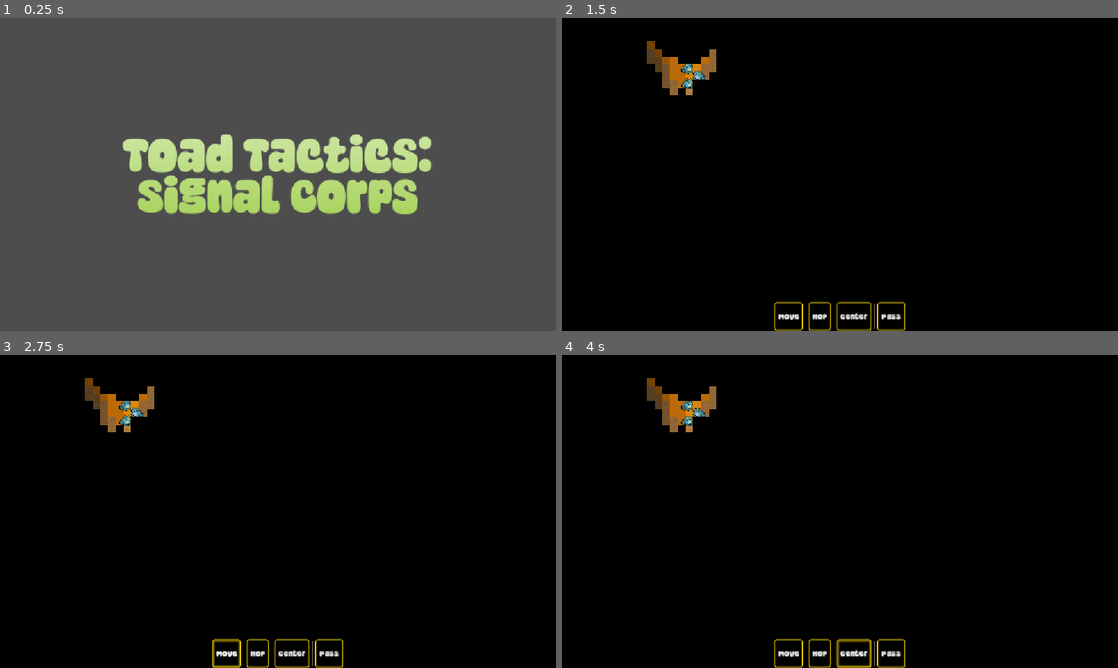
Above: before the commit, frames 1-4 (two rows, left to right).
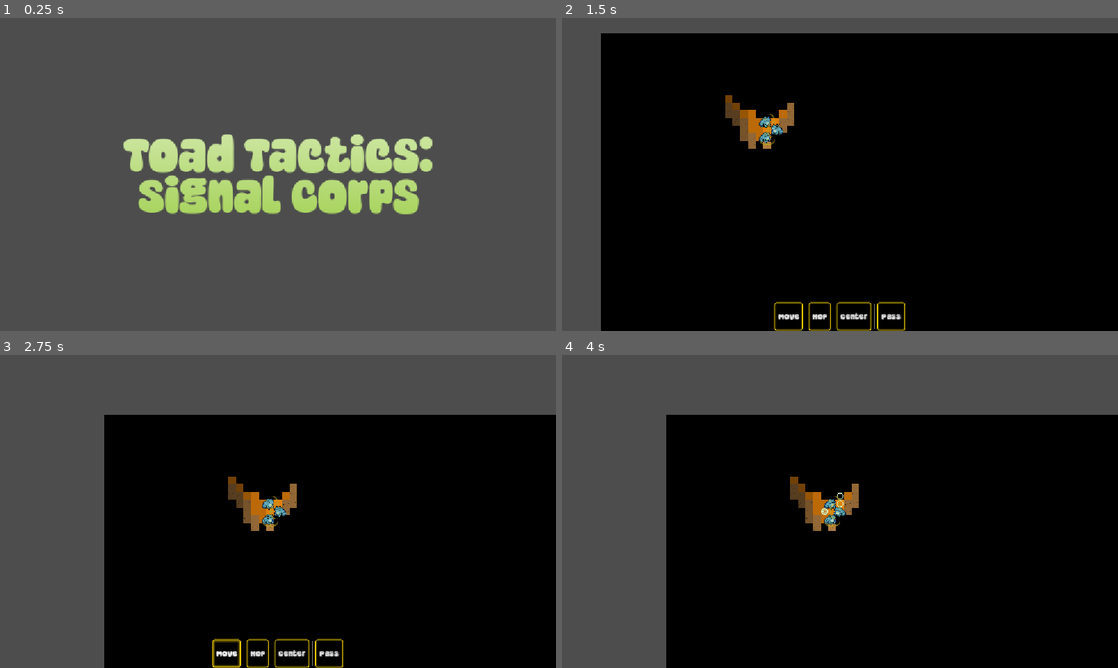
Above: after the commit, the same moments.

Repository: Habidakus/wild-jam-98-signal
Game: Godot game, scene res://scenes/main.tscn
The game is run twice, just before and just after one commit, with the same random seed, the same clock (stepped at 60 frames per second) and the same inputs.
Inputs (mouse positions are in pixels of both pictures, inside the frame that each line leads up to):
- Up to frame 1 (0.25 s): no input
- Up to frame 2 (1.5 s): tap Enter at 0.5 s; move the mouse to (962, 158) at 0.52 s; click (962, 158) at 0.67 s; click "Play" at 1.25 s
- Up to frame 3 (2.75 s): click "Move" at 2 s
- Up to frame 4 (4 s): click "Hop" at 2.75 s; click "Center" at 3.5 s

The runs differ from the first frame. In frame 1, 1.9% of the frame differs, in the area x 22-78%, y 37-63%; in frame 2, 14%; in frame 3, 36%; in frame 4, 36%, in the area x 0-100%, y 0-100%.

Commit message:
Added initial command and animation controls, and implemented HOP movement

Diff:
--- /dev/null
+++ b/maps/tileset_abilities.tres
@@ -0,0 +1,11 @@
+[gd_resource type="TileSet" format=3 uid="uid://d222aq3iwwhbj"]
+
+[ext_resource type="Texture2D" uid="uid://brsueh8osjnhb" path="res://art/fog_of_war/targetting.png" id="1_k27y6"]
+
+[sub_resource type="TileSetAtlasSource" id="TileSetAtlasSource_eehbt"]
+texture = ExtResource("1_k27y6")
+0:0/0 = 0
+1:0/0 = 0
+
+[resource]
+sources/0 = SubResource("TileSetAtlasSource_eehbt")
--- a/scenes/sms_play.tscn
+++ b/scenes/sms_play.tscn
@@ -3,6 +3,7 @@
 [ext_resource type="Script" uid="uid://tbfpu72ty3qq" path="res://scripts/sms_play.gd" id="1_yc7cj"]
 [ext_resource type="TileSet" uid="uid://btpbefeyvvie0" path="res://maps/tileset_dummy.tres" id="2_x7n7y"]
 [ext_resource type="TileSet" uid="uid://c28txgsyaetma" path="res://maps/tileset_fog_of_war.tres" id="3_nw82y"]
+[ext_resource type="TileSet" uid="uid://d222aq3iwwhbj" path="res://maps/tileset_abilities.tres" id="4_s6t4g"]
 
 [node name="SMS_Play" type="Control" unique_id=191438879]
 layout_mode = 3
@@ -14,6 +15,10 @@
 script = ExtResource("1_yc7cj")
 metadata/_custom_type_script = "uid://bbl41p6swfbs4"
 
+[node name="Camera2D" type="Camera2D" parent="." unique_id=1660944806]
+unique_name_in_owner = true
+position = Vector2(574, 324)
+
 [node name="TerrainLayer" type="TileMapLayer" parent="." unique_id=381075681]
 unique_name_in_owner = true
 tile_set = ExtResource("2_x7n7y")
@@ -21,6 +26,10 @@
 [node name="FogOfWarLayer" type="TileMapLayer" parent="." unique_id=318256740]
 unique_name_in_owner = true
 tile_set = ExtResource("3_nw82y")
+
+[node name="AbilityLayer" type="TileMapLayer" parent="." unique_id=1646719952]
+unique_name_in_owner = true
+tile_set = ExtResource("4_s6t4g")
 
 [node name="UI" type="CanvasLayer" parent="." unique_id=1681227209]
 
@@ -58,3 +67,6 @@
 custom_minimum_size = Vector2(50, 50)
 layout_mode = 2
 text = "Pass"
+
+[connection signal="button_up" from="UI/PlayerControlls/CenterButton" to="." method="_on_center"]
+[connection signal="button_up" from="UI/PlayerControlls/PassButton" to="." method="_on_pass"]
--- a/scripts/sms_play.gd
+++ b/scripts/sms_play.gd
@@ -1,7 +1,7 @@
 class_name Play extends StateMachineState
 
 
-enum PlayState { UNDEFINED, SETUP_COMMAND, AWAITING_COMMAND, ANIMATING_COMMAND }
+enum PlayState { UNDEFINED, SETUP_COMMAND, AWAITING_COMMAND_SELECTION, AWAITING_COMMAND_CONFIGURATION, ANIMATING_COMMAND }
 
 
 var _play_state: PlayState = PlayState.UNDEFINED
@@ -13,12 +13,19 @@
 var _end_spot: Vector2i = Vector2i.MIN
 var _unit_list: Array[Array] = []
 
+const TURN_TIME: float = 0.5
+const HOP_TIME: float = 3.0
+const HOP_SOURCE_ID: int = 0
+const HOP_ATLAS_SELECTED: Vector2i = Vector2i(1, 0)
+const HOP_ATLAS_POTENTIAL: Vector2i = Vector2i(0, 0)
+
 
 #const _footstep_time: float = 0.66
 
 
 func enter_state() -> void:
 	super.enter_state()
+	%Camera2D.position = size / 2.0
 	%PlayerControlls.show()
 	%TerrainLayer.clear()
 	#var noise: FastNoiseLite = FastNoiseLite.new()
@@ -68,6 +75,22 @@
 				var atlas: Vector2i = Vector2i(randi() % 3, 0)
 				%TerrainLayer.set_cell(loc, 1, atlas)
 
+	################################
+	#var import_terrain_ps: PackedScene = load("res://maps/levels/0_tutorial.tscn")
+	#var import_terrain: TileMapLayer = import_terrain_ps.instantiate()
+	#(%TerrainLayer as TileMapLayer).clear()
+	#(%TerrainLayer as TileMapLayer).tile_set = import_terrain.tile_set
+	#for cell_loc: Vector2i in import_terrain.get_used_cells():
+		#var source_id: int = import_terrain.get_cell_source_id(cell_loc)
+		#var atlas_coords: Vector2i = import_terrain.get_cell_atlas_coords(cell_loc)
+		#var alternative_tile: int = import_terrain.get_cell_alternative_tile(cell_loc)
+		#(%TerrainLayer as TileMapLayer).set_cell(cell_loc, source_id, atlas_coords, alternative_tile)
+	#for child: Node in import_terrain.get_children():
+		#var map_loc: Vector2i = import_terrain.local_to_map(child.position)
+		#var new_child = child.duplicate()
+		#_place_object(new_child, map_loc)
+	################################
+
 	_start_spot = Vector2i.ZERO
 	_end_spot = Vector2i.ZERO
 	var has_loot: bool = false
@@ -138,6 +161,13 @@
 	return spot
 
 
+func _get_child_at(spot: Vector2i) -> Node:
+	for child: Node in %TerrainLayer.get_children():
+		if %TerrainLayer.local_to_map(child.position) == spot:
+			return child
+	return null
+
+
 func _any_children_at(spot: Vector2i) -> bool:
 	for child: Node in %TerrainLayer.get_children():
 		if %TerrainLayer.local_to_map(child.position) == spot:
@@ -155,8 +185,22 @@
 	unit_graphic.set_unit(unit, true)
 	_place_object(unit_graphic, spot)
 	unit_graphic.set_facing(facing)
+	unit_graphic.z_index = 100
 	_unit_list.append([unit_graphic, facing, randf()])
 	_unit_list.sort_custom(func(a, b): return a[2] < b[2])
+
+
+func _get_current_unit_graphic() -> UnitGraphic:
+	return _unit_list[0][0]
+
+
+func _update_current_unit_facing(dir: Vector2) -> void:
+	var max_dot_value: float = -5.0
+	for d: Vector2i in [Vector2i.UP, Vector2i.DOWN, Vector2i.RIGHT, Vector2i.LEFT]:
+		var ddot: float = Vector2(d).dot(dir)
+		if ddot > max_dot_value:
+			max_dot_value = ddot
+			_unit_list[0][1] = d
 
 
 func _process(delta: float) -> void:
@@ -165,16 +209,27 @@
 	match _play_state:
 		PlayState.SETUP_COMMAND:
 			_process_setup_command(delta, current_entry[0], current_entry[1])
-		PlayState.AWAITING_COMMAND:
-			_process_awaiting_command(delta, current_entry[0], current_entry[1])
+		PlayState.AWAITING_COMMAND_SELECTION:
+			_process_awaiting_command_selection(delta, current_entry[0], current_entry[1])
+		PlayState.AWAITING_COMMAND_CONFIGURATION:
+			_process_awaiting_command_configuration(delta, current_entry[0], current_entry[1])
 		PlayState.ANIMATING_COMMAND:
 			_process_animating_command(delta, current_entry[0], current_entry[1])
 		_:
 			assert(false, "Bad Play State: %s" % [_play_state])
 
 
+func _advance_to_next_unit() -> void:
+	var f = _unit_list.pop_front()
+	_unit_list.append(f)
+	_play_state = PlayState.SETUP_COMMAND
+
+
 func _process_animating_command(_delta: float, _ug: UnitGraphic, _facing: Vector2i) -> void:
 	%PlayerControlls.hide()
+	if _animation_tween != null and _animation_tween.is_running():
+		return
+	_advance_to_next_unit()
 
 
 func _clear_ability_bar() -> void:
@@ -184,7 +239,7 @@
 			child.queue_free()
 
 
-func _add_ability_to_bar(ability: Ability) -> void:
+func _add_ability_to_bar(ability: Ability, ability_index: int) -> void:
 	var max_order: int = -1
 	for child: Node in %PlayerControlls.get_children():
 		if child.has_meta("ability_order"):
@@ -203,21 +258,135 @@
 	var button: Button = Button.new()
 	button.text = ability.ability_name
 	button.set_meta("ability_order", max_order + 1)
+	button.set_meta("ability_index", ability_index)
+	button.button_up.connect(_on_ability_selected.bind(ability))
 	%PlayerControlls.add_child(button)
 	%PlayerControlls.move_child(button, max_order + 1)
 
 
+var _selected_ability: Ability
+var _ap_remaining: int
+var _await_mouse_release: bool = false
+var _camera_tween: Tween
+func _on_ability_selected(ability: Ability) -> void:
+	%AbilityLayer.clear()
+	_selected_ability = ability
+	_play_state = PlayState.AWAITING_COMMAND_CONFIGURATION
+	if Input.is_mouse_button_pressed(MOUSE_BUTTON_LEFT):
+		_await_mouse_release = true
+
+
+func _on_pass() -> void:
+	%AbilityLayer.clear()
+	_selected_ability = null
+	_ap_remaining = 0
+	_play_state = PlayState.ANIMATING_COMMAND
+
+
+func _on_center() -> void:
+	var local_pos: Vector2 = _get_current_unit_graphic().position
+	var global_pos: Vector2 = %TerrainLayer.to_global(local_pos)
+	if _camera_tween != null && _camera_tween.is_running():
+		_camera_tween.stop()
+	_camera_tween = create_tween()
+	_camera_tween.tween_property(%Camera2D, "global_position", global_pos, 0.5).set_ease(Tween.EASE_OUT).set_trans(Tween.TRANS_SINE)
+
+
 func _process_setup_command(_delta: float, ug: UnitGraphic, _facing: Vector2i) -> void:
+	_on_center()
 	%PlayerControlls.show()
+	_selected_ability = null
+	_ap_remaining = ug._unit_stats.action_points
+	var stun_in_light: Ability = ug.get_ability(Ability.AbilityMechanism.STUN_IN_LIGHT)
+	if stun_in_light != null:
+		_on_pass()
 	_clear_ability_bar()
-	for ability: Ability in ug.get_abilities():
-		if ability.always_on == true:
+	var abilities: Array[Ability] = ug.get_abilities()
+	for ability_index: int in range(0, abilities.size()):
+		if abilities[ability_index].always_on == true:
 			continue
-		_add_ability_to_bar(ability)
-	_play_state = PlayState.AWAITING_COMMAND
-
-
-func _process_awaiting_command(_delta: float, _ug: UnitGraphic, _facing: Vector2i) -> void:
+		_add_ability_to_bar(abilities[ability_index], ability_index)
+	_play_state = PlayState.AWAITING_COMMAND_SELECTION
+
+
+func _process_awaiting_command_configuration(_delta: float, ug: UnitGraphic, facing: Vector2i) -> void:
+	%PlayerControlls.show()
+	var mouse_pressed: bool = Input.is_mouse_button_pressed(MOUSE_BUTTON_LEFT)
+	if _await_mouse_release:
+		if not mouse_pressed:
+			_await_mouse_release = false
+		else:
+			mouse_pressed = false
+	if _selected_ability == null:
+		print("Why is selected ability null?")
+		return
+	var mouse_local_pos: Vector2 = %TerrainLayer.get_local_mouse_position()
+	var ug_map_loc: Vector2i = %TerrainLayer.local_to_map(ug.position)
+	var command_potentials: Array[Vector2i]
+	match _selected_ability.mechanism:
+		Ability.AbilityMechanism.HOP:
+			var closest_squared_dist_to_mouse: float = INF
+			var closest_map_loc_to_mouse: Vector2i = Vector2i.MIN
+			for d in [Vector2i.UP, Vector2i.DOWN, Vector2i.RIGHT, Vector2i.LEFT]:
+				for i in range(1, _selected_ability.ability_range):
+					var hop_dest: Vector2i = d * i + ug_map_loc
+					if %TerrainLayer.get_cell_source_id(hop_dest) == -1:
+						break
+					var hop_coord: int = hop_dest.x * _max_y + hop_dest.y
+					if _walls[hop_coord]:
+						break
+					var child_at: Node = _get_child_at(hop_dest)
+					if child_at != null:
+						if child_at is MapObjectGraphic:
+							if (child_at as MapObjectGraphic).blocks_hop():
+								break
+					else:
+						var vector_from_mouse: Vector2 = %TerrainLayer.map_to_local(hop_dest) - mouse_local_pos
+						var dist_squared_from_mouse: float = vector_from_mouse.length_squared()
+						if dist_squared_from_mouse < closest_squared_dist_to_mouse:
+							closest_map_loc_to_mouse = hop_dest
+							closest_squared_dist_to_mouse = dist_squared_from_mouse
+						command_potentials.append(hop_dest)
+			%AbilityLayer.clear()
+			if closest_map_loc_to_mouse != Vector2i.MIN:
+				%AbilityLayer.set_cell(closest_map_loc_to_mouse, HOP_SOURCE_ID, HOP_ATLAS_SELECTED)
+				for v: Vector2i in command_potentials:
+					if v != closest_map_loc_to_mouse:
+						%AbilityLayer.set_cell(v, HOP_SOURCE_ID, HOP_ATLAS_POTENTIAL)
+				if mouse_pressed:
+					_animation_tween = create_tween()
+					_animation_payload = [ug.position, %AbilityLayer.map_to_local(closest_map_loc_to_mouse)]
+					var delta: Vector2i = (closest_map_loc_to_mouse - ug_map_loc)
+					delta = delta / delta.length()
+					if delta != facing:
+						if delta + facing == Vector2i.ZERO:
+							var mid: Vector2i = Vector2i(1, 0) if delta.x == 0 else Vector2i(0, 1)
+							if randi() % 2 == 0:
+								mid = mid * Vector2i(-1, -1)
+							_animation_tween.tween_method(_animate_turn, Vector2(facing), Vector2(mid), TURN_TIME / 2.0)
+							_animation_tween.tween_method(_animate_turn, Vector2(mid), Vector2(delta), TURN_TIME / 2.0)
+						else:
+							_animation_tween.tween_method(_animate_turn, Vector2(facing), Vector2(delta), TURN_TIME / 2.0)
+					_animation_tween.tween_method(_animate_hop, 0.0, 1.0, HOP_TIME)
+					_play_state = PlayState.ANIMATING_COMMAND
+			_update_fog_of_war()
+
+
+var _animation_tween: Tween
+var _animation_payload: Array[Vector2]
+func _animate_hop(fraction: float) -> void:
+	_get_current_unit_graphic().position = lerp(_animation_payload[0], _animation_payload[1], fraction)
+	_update_fog_of_war()
+
+
+func _animate_turn(dir: Vector2) -> void:
+	_update_current_unit_facing(dir)
+	_get_current_unit_graphic().set_facing(_unit_list[0][1])
+	_update_fog_of_war()
+
+
+func _process_awaiting_command_selection(_delta: float, _ug: UnitGraphic, _facing: Vector2i) -> void:
+	%AbilityLayer.clear()
 	%PlayerControlls.show()
 	#for entry: Array in _unit_list:
 		#entry[3] -= delta
@@ -251,7 +420,7 @@
 	var light_cones: Dictionary[int, float] = {}
 	for entry: Array in _unit_list:
 		var unit_graphic: UnitGraphic = entry[0] as UnitGraphic
-		var illumination: Ability = unit_graphic.get_illumination_ability()
+		var illumination: Ability = unit_graphic.get_ability(Ability.AbilityMechanism.ILLUMINATE)
 		if illumination != null:
 			var unit_map_loc: Vector2i = %TerrainLayer.local_to_map(entry[0].position)
 			var unit_light_range: int = illumination.ability_range
--- a/scripts/unit_graphic.gd
+++ b/scripts/unit_graphic.gd
@@ -45,8 +45,8 @@
 	return _unit_stats.abilities
 
 
-func get_illumination_ability() -> Ability:
+func get_ability(mechanism: Ability.AbilityMechanism) -> Ability:
 	for ability: Ability in _unit_stats.abilities:
-		if ability.mechanism == Ability.AbilityMechanism.ILLUMINATE:
+		if ability.mechanism == mechanism:
 			return ability
 	return null
Binary file added: art/fog_of_war/targetting.png
Not shown, added: art/fog_of_war/targetting.png.import
Binary file added: art/temp/OneGreenCircle.png
Not shown, added: art/temp/OneGreenCircle.png.import
Binary file added: art/temp/ThreeGreenCircle.png
Not shown, added: art/temp/ThreeGreenCircle.png.import
